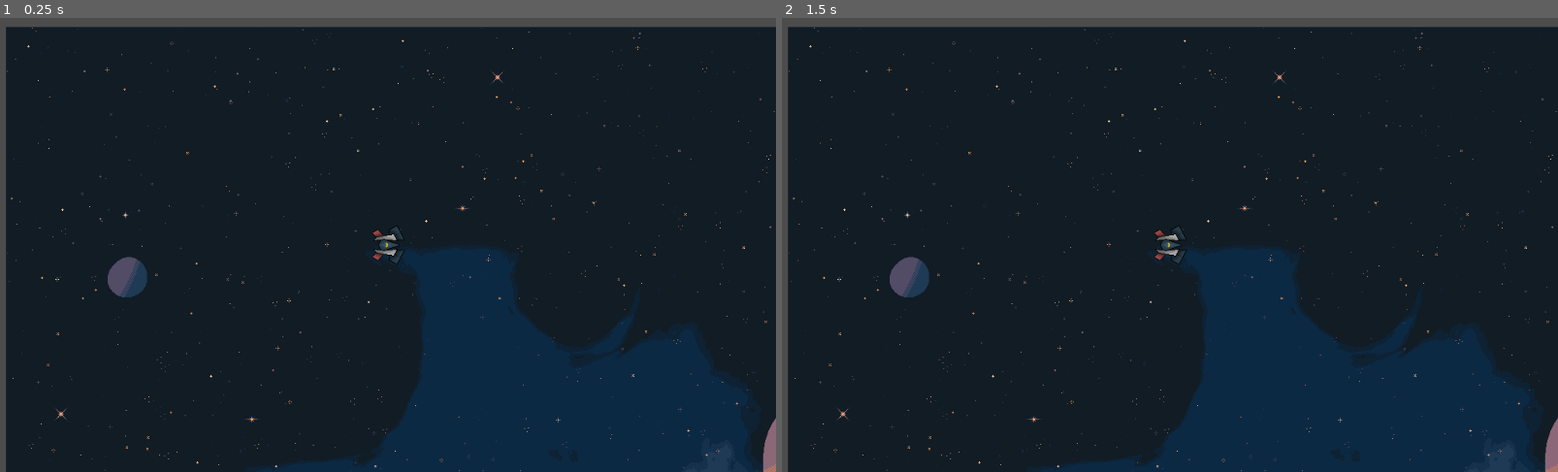
Above: before the commit, frames 1-2 (left to right).
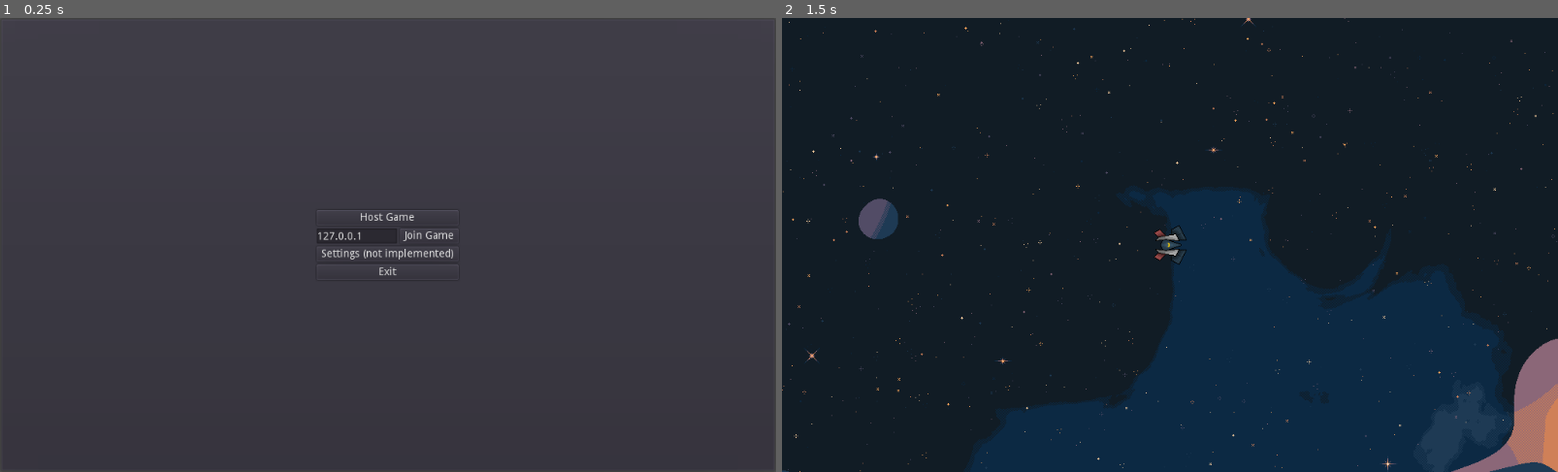
Above: after the commit, the same moments.

Repository: sL0C/LittleSpaceGame
Game: Godot game, scene res://UI/MainMenu/MainMenu.tscn
Same seed, same stepped clock (60 frames per second), same inputs: the game is played once before the commit and once after it. Before the commit the project starts from res://Main.tscn.
Inputs (mouse positions are in pixels of both pictures, inside the frame that each line leads up to):
- Up to frame 1 (0.25 s): no input
- Up to frame 2 (1.5 s): click (1170, 217) at 0.5 s, where only the run after the commit has a clickable "Host Game"

The runs differ from the first frame. In frame 1, 97% of the frame differs, in the area x 0-100%, y 1-100%; in frame 2, 14%.

Commit message:
Fixed unspecified movement in multiplayer

Diff:
--- a/Managers/NetworkManager.gd
+++ b/Managers/NetworkManager.gd
@@ -1,25 +1,38 @@
 extends Node
-
 
 const PORT = 13337
 
-const MAXIMUM_PLAYERS = 2
+const MAXIMUM_PLAYERS = 3
 var player_info = {}
 var info
+
+var other_player_id
+var players_done = []
+var world_scene = "res://scenes/World/NotArena/NotArena.tscn"
 # Called when the node enters the scene tree for the first time.
 func _ready():
+	# warning-ignore:return_value_discarded
 	get_tree().connect("network_peer_connected", self, "_player_connected")
 	get_tree().connect("network_peer_disconnected", self, "_player_disconnected")
-	get_tree().connect("connected_to_server", self, "_connected_ok")
-	get_tree().connect("connection_failed", self, "_connected_fail")
-	get_tree().connect("server_disconnected", self, "_server_disconnected")
+	#get_tree().connect("connected_to_server", self, "_connected_ok")
+	#get_tree().connect("connection_failed", self, "_connected_fail")
+	#get_tree().connect("server_disconnected", self, "_server_disconnected")
+	pause_mode = PAUSE_MODE_PROCESS
+
+func _player_disconnected(id):
+	print(id, "left the game")
+	pass
 
 func host_game():
 	var peer = NetworkedMultiplayerENet.new()
 	peer.create_server(PORT, MAXIMUM_PLAYERS)
 	get_tree().set_network_peer(peer)
 	print("hosting game")
-	connected_to_server()
+	var world = load(world_scene).instance()
+	get_node('/root').add_child(world)
+	var selfPeerID = get_tree().get_network_unique_id()
+	get_node('/root').set_network_master(selfPeerID)
+	get_tree().set_pause(true)
 
 func join_game(ip):
 	var peer = NetworkedMultiplayerENet.new()
@@ -28,89 +41,36 @@
 	print("joining game on ", ip, ":" , PORT)
 	info = { get_tree().get_network_unique_id(): "Tester"}
 
+
 func _player_connected(id):
-	# Called on both clients and server when a peer connects.
-	rpc_id(id, "register_player")
-
-func _player_disconnected(id):
-	player_info.erase(id) # Erase player from info.
-
-func _connected_ok():
-	print("connected ok")
-	connected_to_server()
+	print(id, "connected")
+	get_tree().refuse_new_network_connections = true
+	other_player_id = id
+	if get_tree().is_network_server():
+		rpc('pre_configure_game')
 
 
-func _server_disconnected():
-	print("Server kicked us; show error and abort.")
+remotesync func pre_configure_game():
 
-func _connected_fail():
-	print("Could not even connect to server; abort.")
-
-func connected_to_server():
-	print("connected to server")
-	rpc("register_player", info)
-	#rpc("register_player", get_tree().get_network_unique_id(), info)
-	#register_player(get_tree().get_network_unique_id())
-
-
-
-remotesync func register_player(info):
-	print("registering player")
-	# Get the id of the RPC sender.
-	var id = get_tree().get_rpc_sender_id()
-	# Store the info
-	player_info[id] = info
-	# Call function to update lobby UI here
-	pre_configure_game()
-	print("configuring game")
-
-var world_scene = "res://Scenes/Test/NotArena.tscn"
-var player_scene = "res://Scenes/Test/NotPlayer/NotPlayer.tscn"
-
-remotesync func pre_configure_game():
-	get_tree().set_pause(true)
+	print("preconfigged")
 	var selfPeerID = get_tree().get_network_unique_id()
 
-	# Load world
-	#var world = load(world_scene).instance()
-	#get_node("/root").add_child(world)
-	#Delete MainMenu
-	get_tree().change_scene(world_scene)
-	yield(get_tree().create_timer(0.3), "timeout")
-	var world_node = get_tree().get_nodes_in_group("World")[0]
-	# Load my player
-	var my_player = load(player_scene).instance()
-	my_player.set_name(str(selfPeerID))
-	my_player.set_network_master(selfPeerID) # Will be explained later
+	var world = load(world_scene).instance()
 
-	world_node.get_node("Players").add_child(my_player)
+	get_node('/root').add_child(world)
 
-	# Load Enemies
-	for p in player_info:
-		var player = load(player_scene).instance()
-		player.set_name(str(p))
-		player.set_network_master(p) # Will be explained later
-		world_node.get_node("Players").add_child(player)
-	# Tell server (remember, server is always ID=1) that this peer is done pre-configuring.
-	# The server can call get_tree().get_rpc_sender_id() to find out who said they were done.
-	rpc_id(1, "done_preconfiguring")
+	rpc("done_preconfiguring", selfPeerID)
 
-
-var players_done = []
-remotesync func done_preconfiguring():
-	var who = get_tree().get_rpc_sender_id()
-	# Here are some checks you can do, for example
-	assert(get_tree().is_network_server())
-	assert(who in player_info) # Exists
-	assert(not who in players_done) # Was not added yet
+master func done_preconfiguring(who):
+	assert(not who in players_done)
 
 	players_done.append(who)
 
-	if players_done.size() == player_info.size() && player_info.size() >= 1:
+	if players_done.size() == 2:
 		rpc("post_configure_game")
+	print("done with ", players_done.size(), " players")
+
 
 remotesync func post_configure_game():
-	# Only the server is allowed to tell a client to unpause
-	if 1 == get_tree().get_rpc_sender_id():
-		get_tree().set_pause(false)
-		# Game starts now!
+	get_tree().set_pause(false)
+	#emit_signal('exit_lobby')
--- a/UI/MainMenu/MainMenu.tscn
+++ b/UI/MainMenu/MainMenu.tscn
@@ -33,7 +33,7 @@
 margin_right = 106.0
 margin_bottom = 20.0
 rect_min_size = Vector2( 106, 0 )
-text = "127.0.01"
+text = "127.0.0.1"
 
 [node name="JoinGameButton" type="Button" parent="CenterContainer/VBoxContainer/HBoxContainer"]
 margin_left = 110.0
--- a/project.godot
+++ b/project.godot
@@ -21,7 +21,7 @@
 [application]
 
 config/name="Little Space"
-run/main_scene="res://Main.tscn"
+run/main_scene="res://UI/MainMenu/MainMenu.tscn"
 config/icon="res://icon.png"
 
 [autoload]
--- a/scenes/Player.tscn
+++ b/scenes/Player.tscn
@@ -34,7 +34,6 @@
 
 		if Input.is_action_just_pressed(\"fire1\"):
 			print(is_on_floor())
-
 "
 
 [sub_resource type="CapsuleShape2D" id=2]
--- a/scenes/World/NotArena/NotArena.tscn
+++ b/scenes/World/NotArena/NotArena.tscn
@@ -1,13 +1,15 @@
-[gd_scene load_steps=2 format=2]
+[gd_scene load_steps=3 format=2]
 
 [ext_resource path="res://Assets/Space Background.png" type="Texture" id=1]
+[ext_resource path="res://scenes/Player.tscn" type="PackedScene" id=2]
 
 [node name="NotArena" type="Node2D" groups=["World"]]
-pause_mode = 2
 
 [node name="SpaceBackground" type="Sprite" parent="."]
 texture = ExtResource( 1 )
 centered = false
 
-[node name="Players" type="Node" parent="."]
-pause_mode = 1
+[node name="Players" type="Node2D" parent="."]
+
+[node name="Player" parent="Players" instance=ExtResource( 2 )]
+position = Vector2( 545, 365 )
